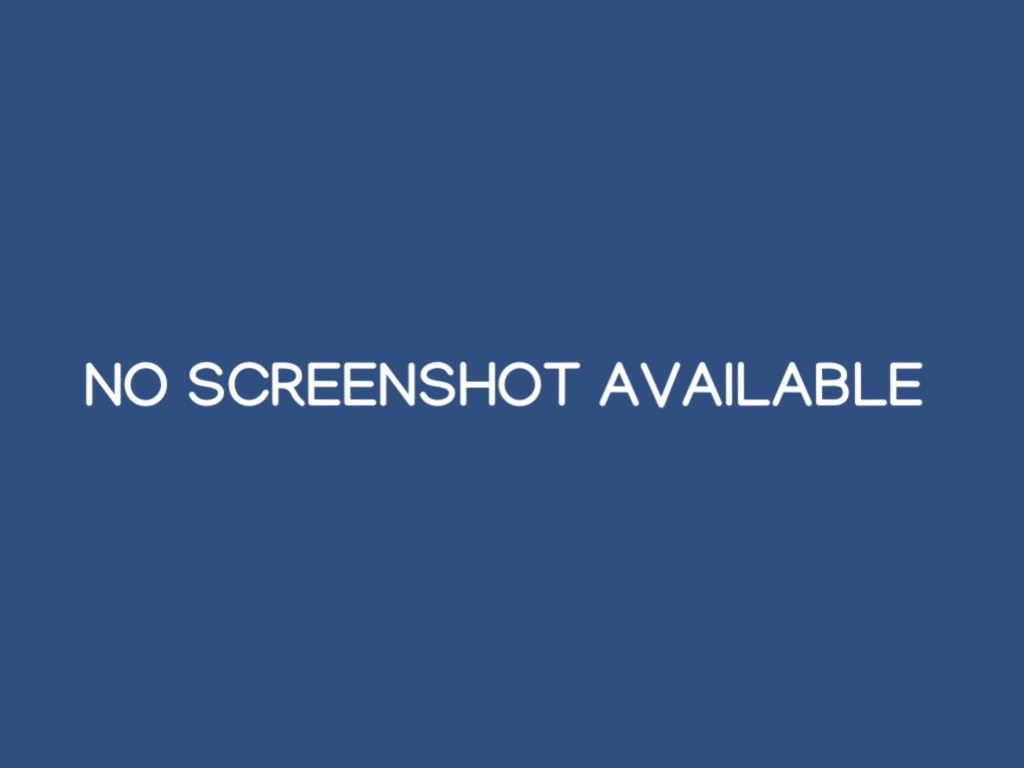
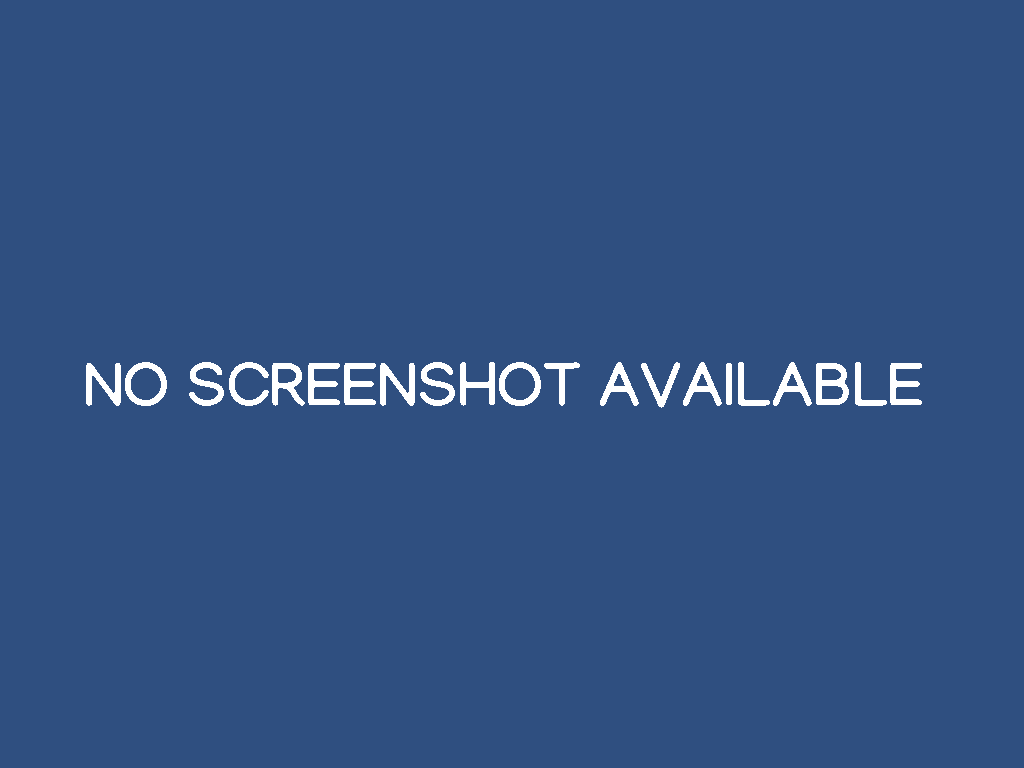
Layers edited between the first and the second 1024 × 768 image:
painted on "NO SCREENSHOT AVAILABLE" over (85, 361, 924, 409)